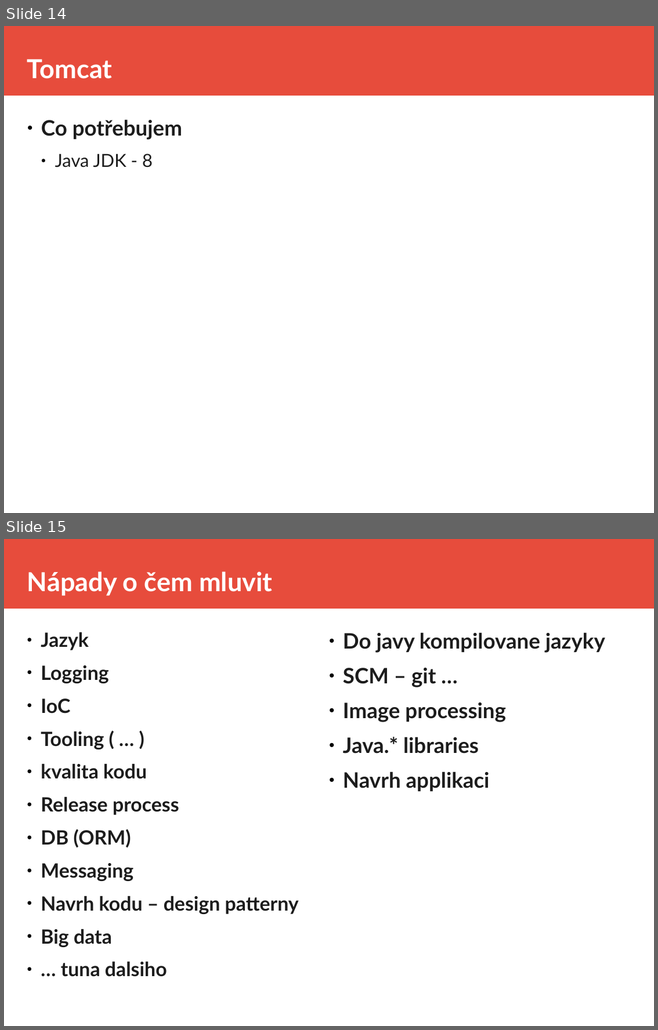
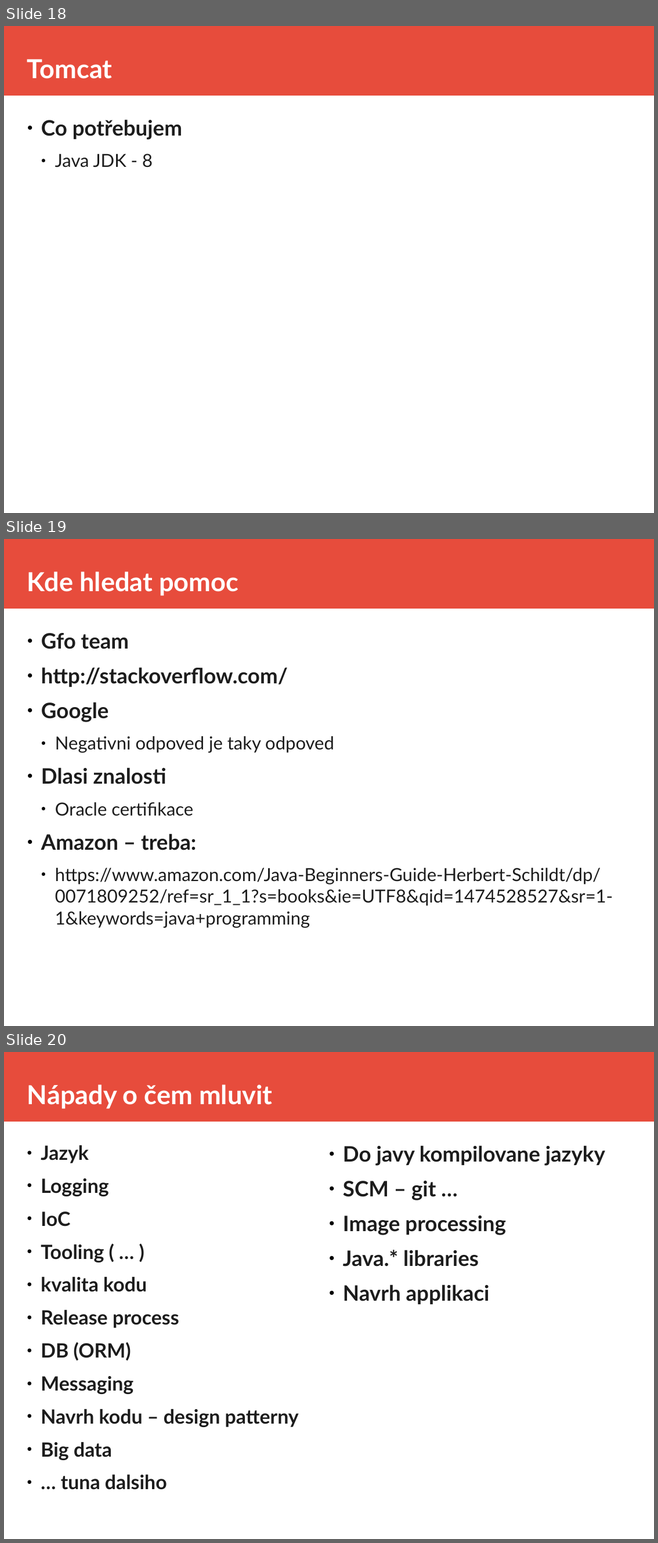
Before and after one commit to equabank/java-skoleni, a slide deck: v2/doc/prez.odp. Shown one above the other, each under a label of ours: slides 14 and 15 before the commit, slides 18, 19 and 20 after it. The pictures are 658x1030 and 658x1543 pixels, drawn with LibreOffice and Linux fonts; fonts in the diff are those of the drawing. Boxes give left, top, right and bottom in pixels: in the first picture for what was removed or moved away, otherwise in the second. Text is boxed around its words. In the diff, an @@ line names an element or a change of style, - is before the commit and + after.

```diff
--- a/v2/doc/prez.odp
+++ b/v2/doc/prez.odp
@@ slide 19 added at bbox=[4, 539, 654, 1026], background #FFFFFF; not listed: 1 template element that a slide beside it also shows @@
@@ title added at bbox=[27, 571, 238, 596], 32 pt, text #FFFFFF, bold @@
+Kde hledat pomoc
@@ text added at bbox=[41, 633, 612, 928], 22 pt, text #1C1C1C @@
+● Gfo team
+● http://stackoverflow.com/
+● Google
+  ● Negativni odpoved je taky odpoved
+● Dlasi znalosti
+  ● Oracle certifikace
+● Amazon – treba:
+  ● https://www.amazon.com/Java-Beginners-Guide-Herbert-Schildt/dp/0071809252/ref=sr_1_1?s=books&ie=UTF8&qid=1474528527&sr=1-1&keywords=java+programming
@@ what was slide 14 is now slide 18 @@
@@ what was slide 15 is now slide 20 @@
```
Also in this commit, not shown: 7 slides changed, 6 other slides added, 2 slides removed, 15 other files.
